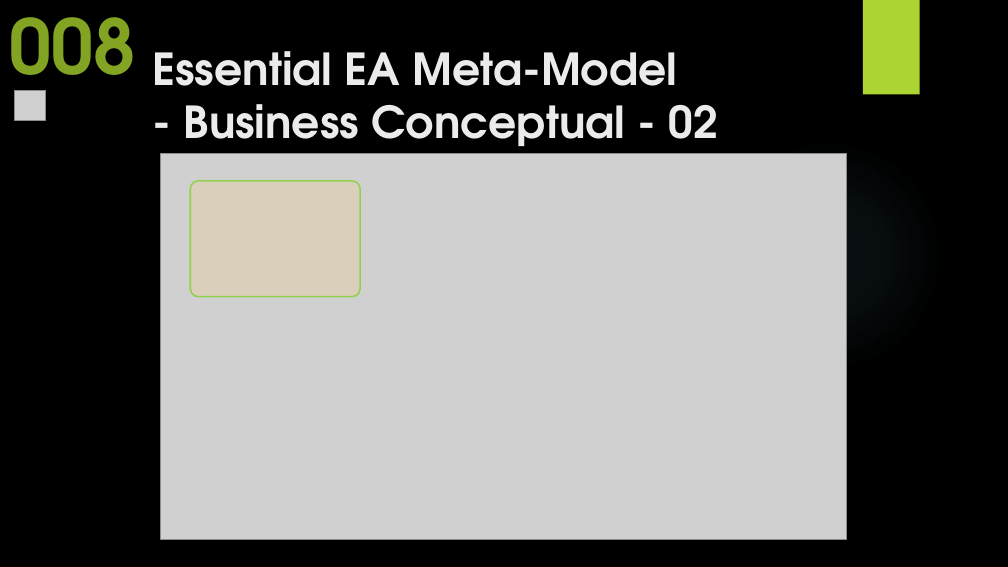
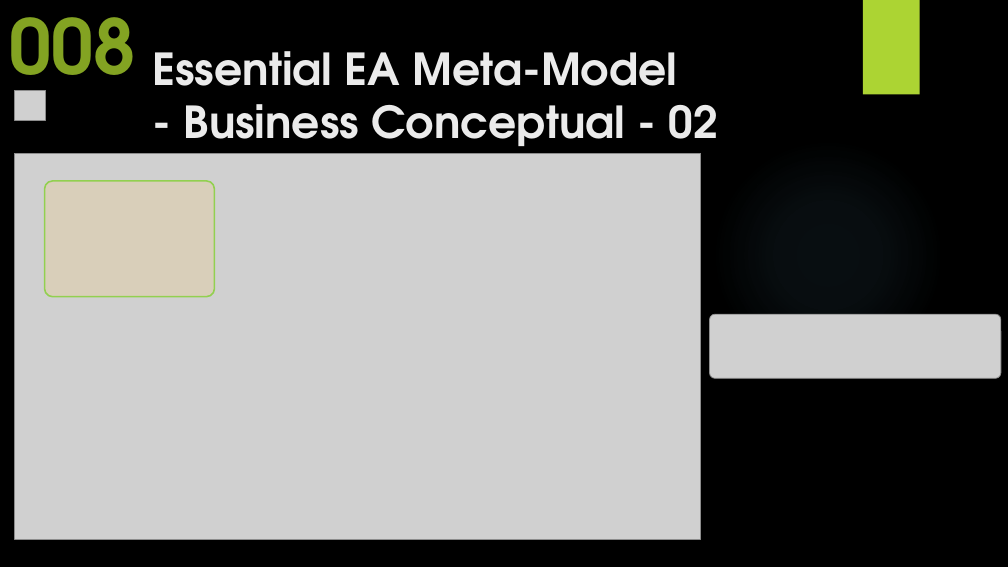
Before and after one commit to yasenstar/EA_MetaModel, a slide deck: slide 8 of Master_EAS_Meta-Model.pptx. Drawn at 1008x567 pixels with LibreOffice and Linux fonts; fonts in the diff are those of the drawing; grey boxes stand for pictures; background and template pictures are left out. Boxes give left, top, right and bottom in pixels: in the first picture for what was removed or moved away, otherwise in the second. Text is boxed around its words. In the diff, an @@ line names an element or a change of style, - is before the commit and + after.

```diff
--- a/Master_EAS_Meta-Model.pptx
+++ b/Master_EAS_Meta-Model.pptx
@@ picture: place and size @@
-picture at (160, 154, 846, 540)
+picture at (15, 154, 701, 540)
@@ rounded rectangle: place and size @@
-rounded rectangle at (191, 181, 361, 296)
+rounded rectangle at (45, 181, 215, 296)
@@ picture added at (710, 315, 1001, 379) @@
```
Also in this commit, not shown: 2 other slides changed, 3 slides added, 3 other files.
